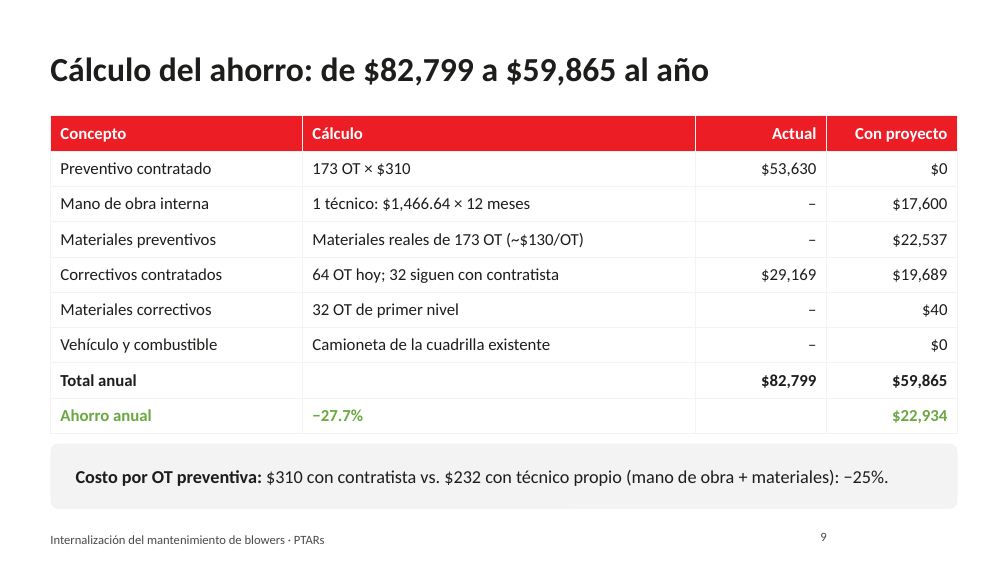
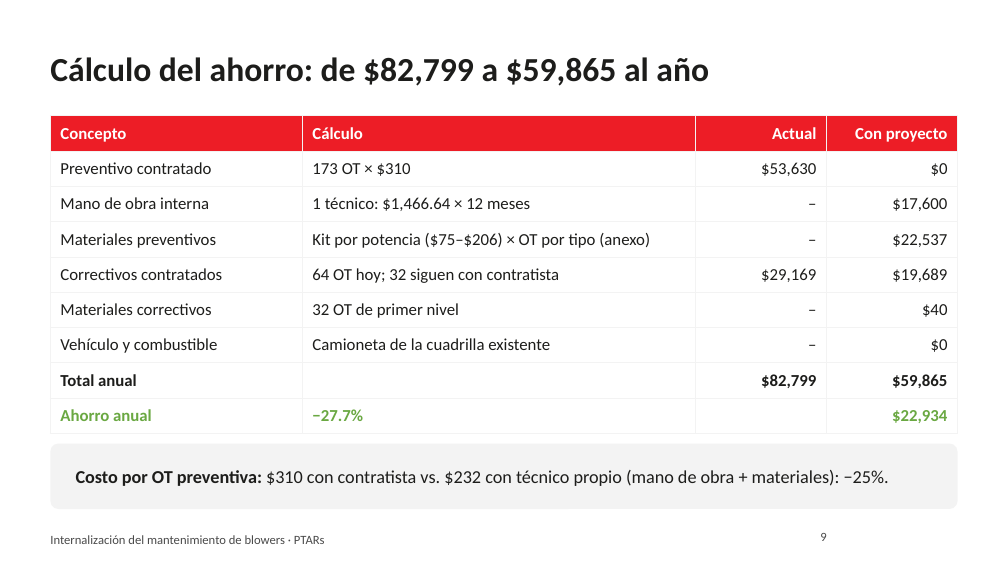
Before and after one commit to jjsamcar/Codigo-IA, a slide deck: slide 9 of presentaciones/Blowers_PTARs_Resumen_Gerencia.pptx. Drawn at 1008x567 pixels with LibreOffice and Linux fonts; fonts in the diff are those of the drawing; background and template pictures are left out. Boxes give left, top, right and bottom in pixels: in the first picture for what was removed or moved away, otherwise in the second. Text is boxed around its words. In the diff, an @@ line names an element or a change of style, - is before the commit and + after.

```diff
--- a/presentaciones/Blowers_PTARs_Resumen_Gerencia.pptx
+++ b/presentaciones/Blowers_PTARs_Resumen_Gerencia.pptx
@@ table at <box>50,116,958,427</box> @@
-row 4, column 2: Materiales reales de 173 OT (~$130/OT)
+row 4, column 2: Kit por potencia ($75–$206) × OT por tipo (anexo)
```
Also in this commit, not shown: 1 other slide changed, 2 slides added.
